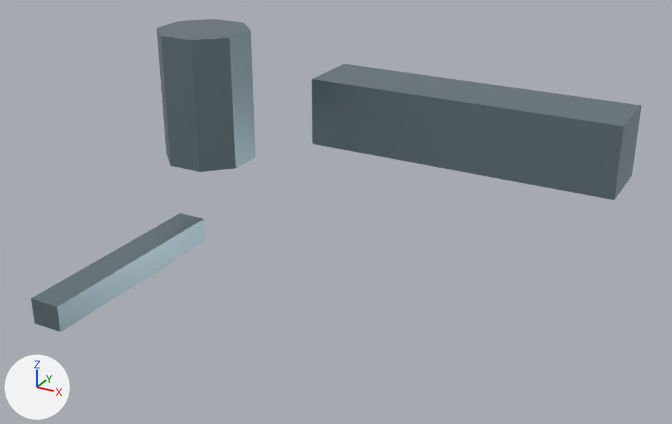
What one commit did to the glTF model Resource/Export/Modules/Gear_Headset.glb.
Both versions are drawn from a 50 mm camera at (0.178, -0.38, 1.838) aimed at (-0.022, -0.016, 1.656). The lights are fixed; the arrows at lower left show +X, +Y and +Z. The older version comes first. Vertices at exactly the same position are counted once.

Names of what the first picture shows: 'Gear_Headset'.
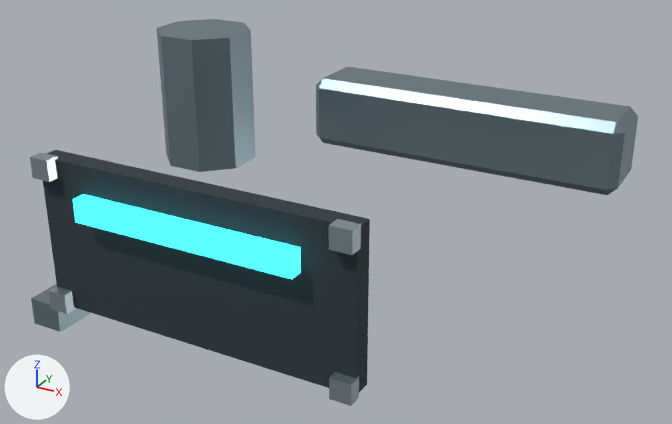
Where the change shows, as pixel boxes [x1, y1, x2, y2] in the pictures (672 x 424 px; the box of a moved part takes in the faces that stretch with it):
'Gear_Headset', reshaped (24% taller)
    before: [31, 19, 642, 332]
    after: [30, 19, 638, 406]
part 1 of me_gear_headset_mesh, added
    after: [43, 150, 370, 393]
part 2 of me_gear_headset_mesh, added
    after: [49, 286, 76, 314]
part 3 of me_gear_headset_mesh, added
    after: [30, 152, 58, 182]
part 4 of me_gear_headset_mesh, added
    after: [329, 372, 359, 406]
part 5 of me_gear_headset_mesh, added
    after: [329, 219, 361, 255]
part 6 of me_gear_headset_mesh, added (cyan)
    after: [72, 194, 301, 279]
part 7 of me_gear_headset_mesh, rebuilt
    before: [312, 64, 642, 200]
    after: [316, 67, 638, 195]
part 8 of me_gear_headset_mesh, moved or reshaped
    both: [31, 30, 255, 332]

The edits, one by one:
Material 'Rubber' (mat_rubber) is new.
Its base color is (0.026, 0.039, 0.046) (dark blue #2d383d).
Its roughness is 0.91.
Material 'Fastener_Titanium' (mat_fastener_titanium) is new.
Its base color is (0.39, 0.47, 0.49) (grey #a8b6ba).
Its metallic is 0.8.
Its roughness is 0.32.
Material 'Glow_Cyan' (mat_glow_cyan) is new.
Its base color is (0.04, 0.7, 0.82) (cyan #38daea).
Its metallic is 0.15.
Its roughness is 0.3.
Its emission color is (0.0488, 0.854, 1.0) (cyan #3eeeff).
Its emission strength is 1.64.
me_gear_headset_mesh is used by ob_gear_headset; location (0.0, 0.0, 0.0).
me_gear_headset_mesh had 32 vertices, 52 faces and spanned x -0.138..0.09, y -0.12..0.118, z 1.618..1.73.
me_gear_headset_mesh now has 96 vertices, 156 faces and spans x -0.138..0.09, y -0.135..0.118, z 1.618..1.73.
me_gear_headset_mesh part 1: a new loose piece, a box spanning x -0.096..0.048, y -0.1285..-0.1195, z 1.6408..1.7077, in mat_rubber (dark blue #2d383d).
me_gear_headset_mesh part 2: a new loose piece, a box spanning x -0.0965..-0.0875, y -0.133..-0.127, z 1.6396..1.6486, in mat_fastener_titanium (grey #a8b6ba).
me_gear_headset_mesh part 3: a new loose piece, a box spanning x -0.0965..-0.0875, y -0.133..-0.127, z 1.6999..1.7089, in mat_fastener_titanium (grey #a8b6ba).
me_gear_headset_mesh part 4: a new loose piece, a box spanning x 0.0395..0.0485, y -0.133..-0.127, z 1.6396..1.6486, in mat_fastener_titanium (grey #a8b6ba).
me_gear_headset_mesh part 5: a new loose piece, a box spanning x 0.0395..0.0485, y -0.133..-0.127, z 1.6999..1.7089, in mat_fastener_titanium (grey #a8b6ba).
me_gear_headset_mesh part 6: a new loose piece, a box spanning x -0.074..0.026, y -0.135..-0.129, z 1.686..1.696, in mat_glow_cyan (cyan #38daea, glowing cyan #3eeeff).
me_gear_headset_mesh part 7: the loose piece of 8 vertices spanning x -0.09..0.09, y 0.078..0.118, z 1.65..1.69 is rebuilt with 24 vertices and now spans x -0.09..0.09, y 0.078..0.118, z 1.65..1.69.
Part 8, on me_gear_headset_mesh:
28 faces are deleted.
28 new faces join them, mat_steel (greyish blue #8699a2).
me_gear_headset_mesh gains material mat_rubber (dark blue #2d383d).
me_gear_headset_mesh gains material mat_fastener_titanium (grey #a8b6ba).
me_gear_headset_mesh gains material mat_glow_cyan (cyan #38daea, glowing cyan #3eeeff).
